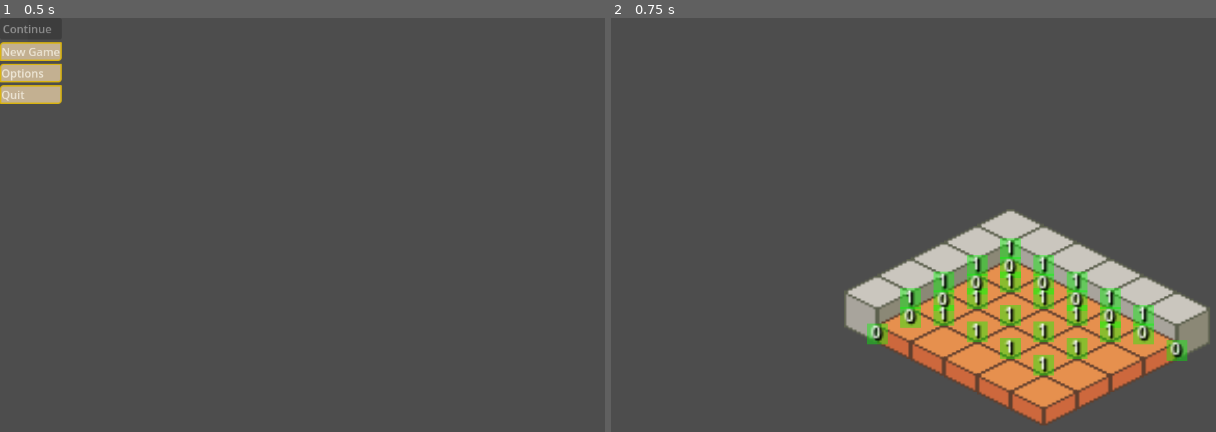
Above: before the commit, frames 1-2 (left to right).
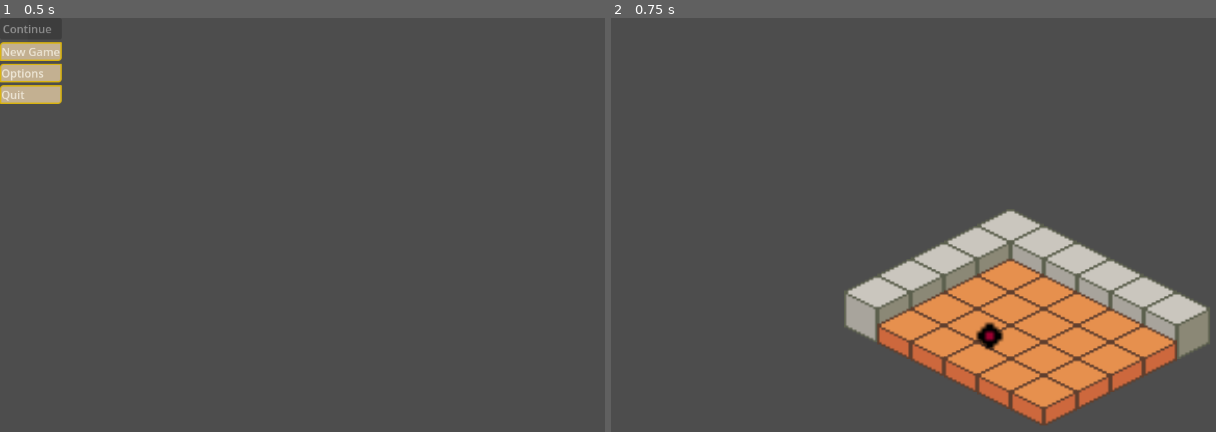
Above: after the commit, the same moments.

Repository: SomeonetookVeracles/Outdeviled
Game: Godot game, scene res://main_menu.tscn
Two runs of this game, one before a commit and one after it. Both use one fixed random seed, a clock stepped at 60 frames per second and the inputs below.
Inputs:
- Up to frame 1 (0.5 s): no input
- Up to frame 2 (0.75 s): click "New Game" at 0.5 s

Frame 1 is identical in both runs. In frame 2, 4.9% of the frame differs, in the area x 42-96%, y 53-87%.

Commit message:
Cutbacks
Cut back on things, creating a framework for a moveable pathfinding device.

Diff:
--- a/Scenes/Test_scene.tscn
+++ b/Scenes/Test_scene.tscn
@@ -1,7 +1,8 @@
-[gd_scene load_steps=5 format=4 uid="uid://cyuujd2a86cij"]
+[gd_scene load_steps=6 format=4 uid="uid://cyuujd2a86cij"]
 
 [ext_resource type="Texture2D" uid="uid://cjgocpl4sn4l" path="res://images/isometric-sandbox-sheet.png" id="1_mw2no"]
 [ext_resource type="Script" uid="uid://dsaesuy3dybei" path="res://scripts/astar.gd" id="2_753rh"]
+[ext_resource type="PackedScene" uid="uid://ca3wchqgt6ohb" path="res://Scenes/test_player.tscn" id="3_mw2no"]
 
 [sub_resource type="TileSetAtlasSource" id="TileSetAtlasSource_0xm2m"]
 texture = ExtResource("1_mw2no")
@@ -130,4 +131,6 @@
 grid_size = Vector2i(8, 8)
 cell_size = Vector2(32, 16)
 debug_offset = Vector2(0, -6)
-debug_draw = true
+
+[node name="PathfindingCharacter" parent="." instance=ExtResource("3_mw2no")]
+position = Vector2(-10, 45)
--- /dev/null
+++ b/scripts/Friendly_unit.gd
@@ -0,0 +1,122 @@
+extends CharacterBody2D
+class_name PathfindingCharacter
+
+@export var move_speed: float = 200.0
+@export var snap_distance: float = 10.0
+@export var pathfinding_node_path: NodePath
+@export var show_path: bool = true
+@export var path_color: Color = Color.YELLOW
+@export var path_width: float = 2.0
+@export var point_color: Color = Color.GREEN
+@export var point_radius: float = 4.0
+
+var pathfinding_module
+var current_path: Array = []
+var current_target_index: int = 0
+var is_moving: bool = false
+
+func _ready():
+	if pathfinding_node_path:
+		pathfinding_module = get_node(pathfinding_node_path)
+		place_at_random_point()
+
+func _input(event):
+	if event is InputEventMouseButton and event.pressed and event.button_index == MOUSE_BUTTON_LEFT:
+		request_path_to_position(event.position)
+
+func _physics_process(delta):
+	if is_moving and current_path.size() > 0:
+		move_along_path(delta)
+
+func request_path_to_position(target_pos: Vector2):
+	if not pathfinding_module:
+		push_error("No pathfinding module assigned!")
+		return
+
+	# Convert screen position to world position if needed
+	var world_pos = get_global_mouse_position()
+
+	# Find nearest valid point to click position
+	var nearest_point = find_nearest_path_point(world_pos)
+	if nearest_point == Vector2.ZERO:
+		return
+
+	# Get path from current position to target
+	var start_point = find_nearest_path_point(global_position)
+	current_path = pathfinding_module.find_path(start_point, nearest_point)
+
+	if current_path.size() > 0:
+		current_target_index = 0
+		is_moving = true
+
+func move_along_path(delta):
+	if current_target_index >= current_path.size():
+		# Reached end of path
+		is_moving = false
+		velocity = Vector2.ZERO
+		move_and_slide()
+		return
+
+	var target_point = current_path[current_target_index]
+	var direction = (target_point - global_position).normalized()
+	var distance_to_target = global_position.distance_to(target_point)
+
+	if distance_to_target <= snap_distance:
+		# Snap to point and move to next
+		global_position = target_point
+		current_target_index += 1
+		velocity = Vector2.ZERO
+	else:
+		# Move towards target
+		velocity = direction * move_speed
+
+	move_and_slide()
+
+func find_nearest_path_point(pos: Vector2) -> Vector2:
+	if not pathfinding_module or not pathfinding_module.has_method("get_all_points"):
+		return Vector2.ZERO
+
+	var all_points = pathfinding_module.get_all_points()
+	var nearest_point = Vector2.ZERO
+	var min_distance = INF
+
+	for point in all_points:
+		var dist = pos.distance_to(point)
+		if dist < min_distance:
+			min_distance = dist
+			nearest_point = point
+
+	return nearest_point
+
+func place_at_random_point():
+	if not pathfinding_module or not pathfinding_module.has_method("get_all_points"):
+		push_error("Cannot place at random point - no pathfinding module")
+		return
+
+	var all_points = pathfinding_module.get_all_points()
+	if all_points.size() == 0:
+		push_error("No pathfinding points available")
+		return
+
+	var random_point = all_points[randi() % all_points.size()]
+	global_position = random_point
+
+# Optional: Draw path for debugging
+func _draw():
+	if not show_path:
+		return
+
+	if current_path.size() > 1:
+		for i in range(current_path.size() - 1):
+			var from = to_local(current_path[i])
+			var to = to_local(current_path[i + 1])
+			draw_line(from, to, path_color, path_width)
+
+		# Draw remaining path points
+		for i in range(current_target_index, current_path.size()):
+			var point = to_local(current_path[i])
+			draw_circle(point, point_radius, point_color)
+
+# Force redraw when path changes
+func _on_path_changed():
+	queue_redraw()
Not shown, added: scripts/Friendly_unit.gd.uid
